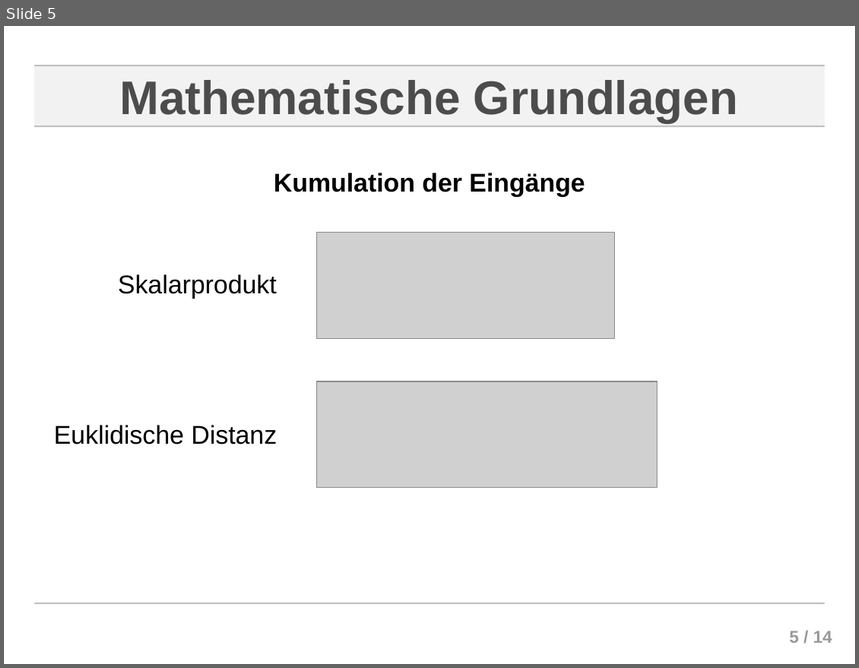
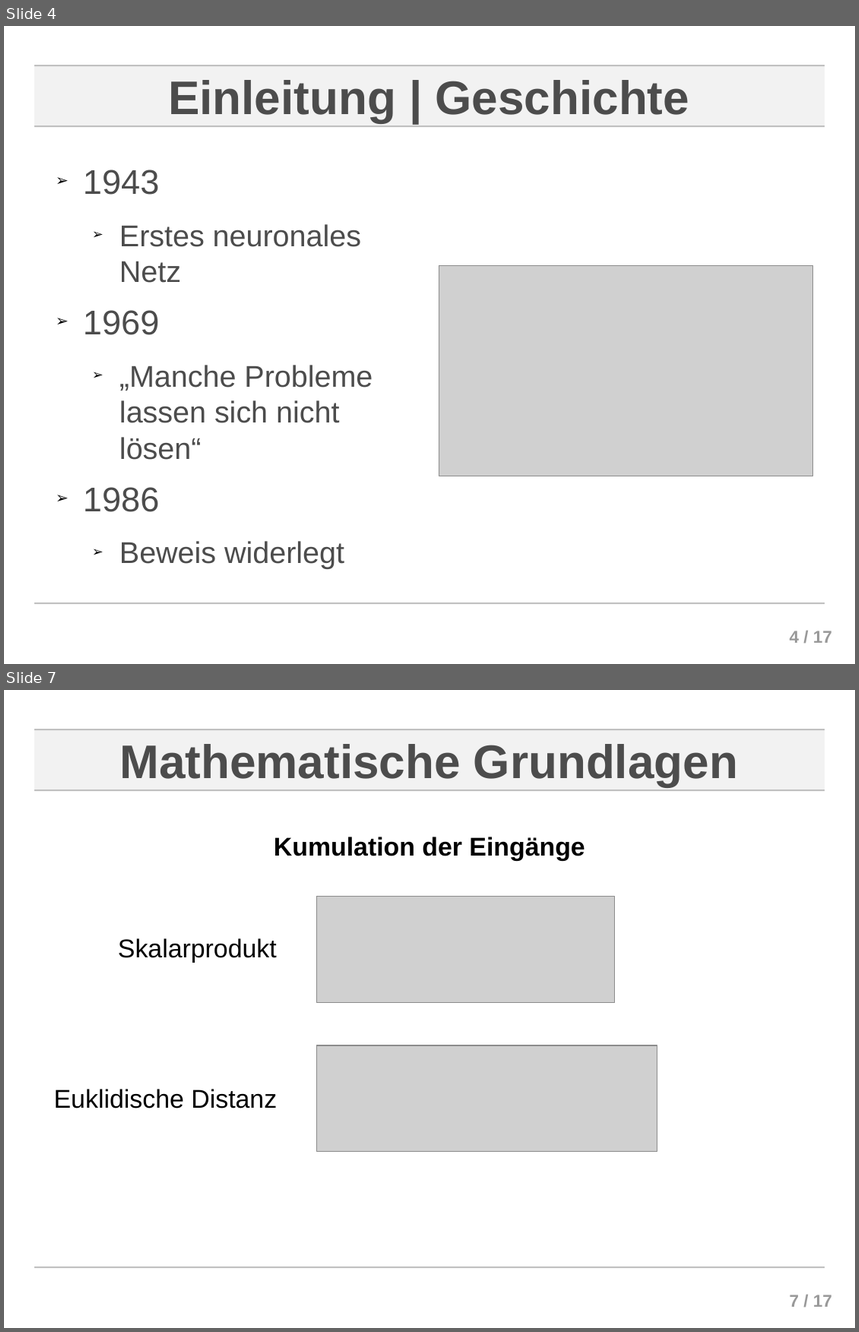
Before and after one commit to ChornHulio/Neuronale-Netze-Seminar, a slide deck: presentation/presentation.odp. Shown one above the other, each under a label of ours: slide 5 before the commit, slides 4 and 7 after it; the slides between them are not shown. The pictures are 859x668 and 859x1332 pixels, drawn with LibreOffice and Linux fonts; fonts in the diff are those of the drawing; grey boxes stand for pictures; background and template pictures are left out. Boxes give left, top, right and bottom in pixels: in the first picture for what was removed or moved away, otherwise in the second. Text is boxed around its words. In the diff, an @@ line names an element or a change of style, - is before the commit and + after.

```diff
--- a/presentation/presentation.odp
+++ b/presentation/presentation.odp
@@ slide 4 added at <box>4,26,855,664</box>, background #FFFFFF; not listed: 5 template elements that a slide beside it also shows @@
@@ title added at <box>168,80,690,123</box>, 44 pt, text #4C4C4C, bold @@
+Einleitung | Geschichte
@@ text added at <box>83,170,373,569</box>, 28 pt, text #4C4C4C @@
+➢ 1943
+  ➢ Erstes neuronales Netz
+➢ 1969
+  ➢ „Manche Probleme lassen sich nicht lösen“
+➢ 1986
+  ➢ Beweis widerlegt
@@ picture added at <box>439,265,813,476</box> @@
@@ what was slide 5 is now slide 7 @@
@@ page number at <box>790,1295,832,1307</box>: text changed @@
-5 / 14
+7 / 17
```
Also in this commit, not shown: 2 slides changed, 4 other slides added, 2 slides removed, 7 other files.
